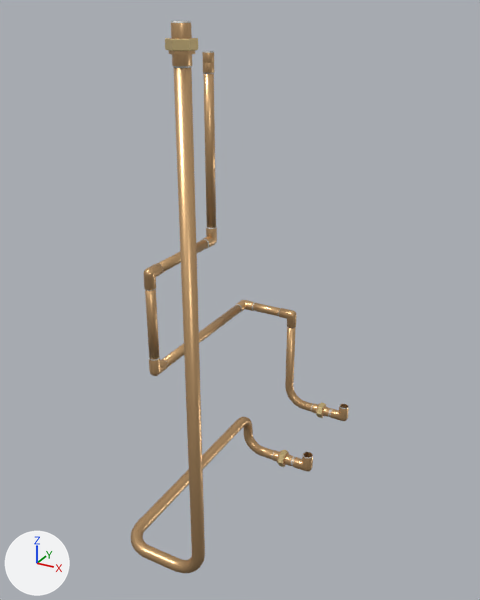
The glTF model slab_pipes_supply__softener-yes_and_plumbing-copper.glb, before and after one commit.
Rendered twice from a camera (50 mm lens) standing at (3.224, 0.011, 0.905) and looking at (2.623, 1.103, 0.359). The lights are fixed; the arrows at lower left show +X, +Y and +Z. The first picture is the older version. Vertices at exactly the same position are counted once.

The first picture shows 'fit_adapter_pipe_supply_softener_feed__copper', 'pipe_supply_from_softener__copper', 'pipe_supply_softener_feed__copper' and 8 more.
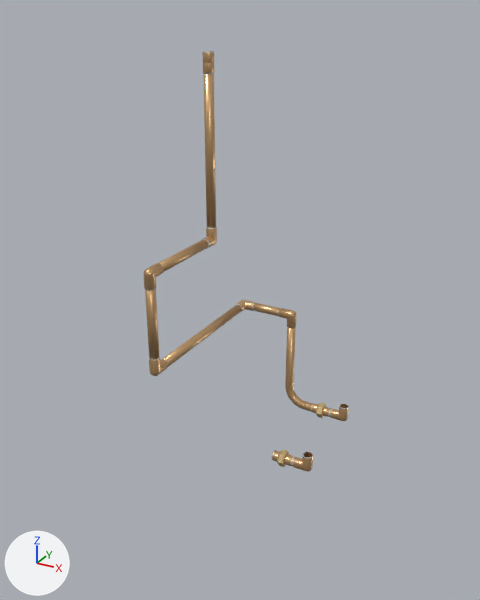
Location of each change, [x1, y1, x2, y2] in pixels of the pictures (480 x 600 px):
'pipe_supply_softener_feed__copper', deleted: before [131, 67, 274, 573]
'fit_adapter_pipe_supply_softener_feed__copper', reshaped (24% wider, 52% shorter): before [165, 21, 198, 68]; after [272, 450, 313, 472]
part 1 of me_fit_adapter_pipe_supply_softener_feed__copper, deleted: before [165, 21, 198, 68]

What changed in the scene script:
```text
Change me_fit_adapter_pipe_supply_softener_feed__copper:
    used by ob_fit_adapter_pipe_supply_softener_feed__copper; location = (0.0, 0.0, 0.0)
    remove me_fit_adapter_pipe_supply_softener_feed__copper.from_pydata(...)  # 492 vertices, 984 faces; spans x 2.7235..2.7584, y 0.7208..0.7611, z 0.838..0.8909
    add me_fit_adapter_pipe_supply_softener_feed__copper.from_pydata(...)  # 1236 vertices, 2504 faces; spans x 2.6522..2.7533, y 1.2008..1.2412, z -0.1101..-0.0592
    me_fit_adapter_pipe_supply_softener_feed__copper part 1: 492 vertices removed from x 2.7235..2.7584, y 0.7208..0.7611, z 0.838..0.8909
    other edits to the shape of me_fit_adapter_pipe_supply_softener_feed__copper do not show in these pictures
Remove ob_pipe_supply_softener_feed__copper:
    ob_pipe_supply_softener_feed__copper = bpy.data.objects.new('pipe_supply_softener_feed__copper', me_pipe_supply_softener_feed__copper)
    ob_pipe_supply_softener_feed__copper.location = (0.0, 0.0, 0.0)
```
